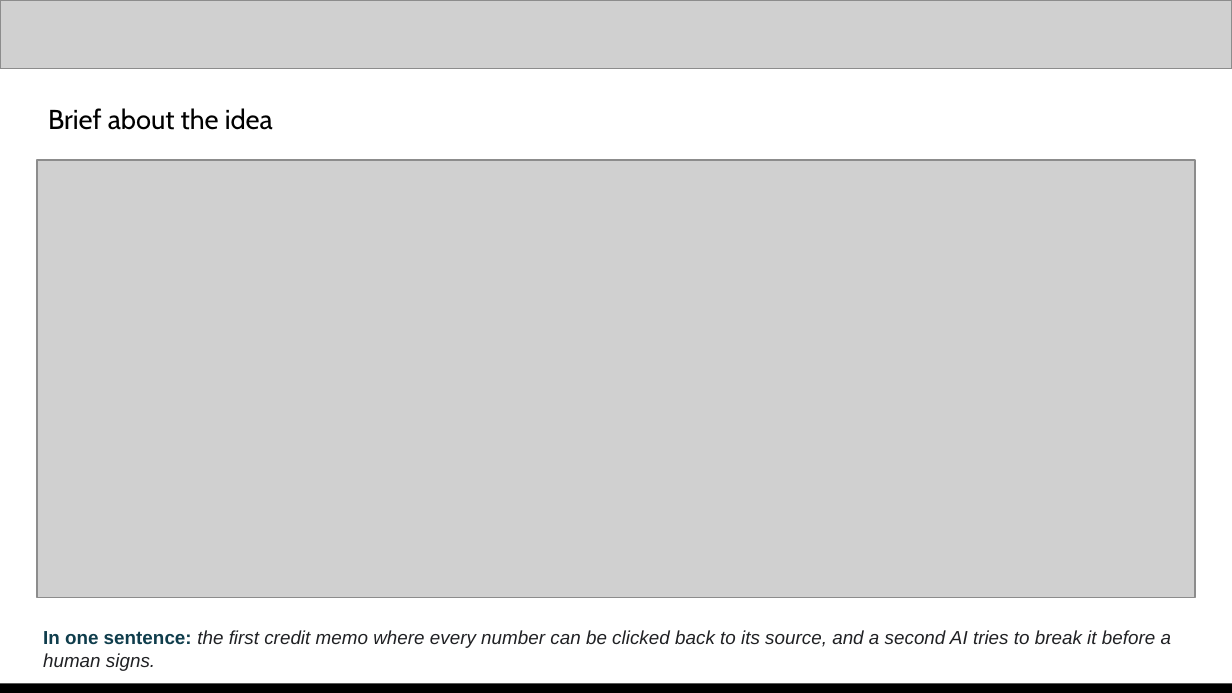
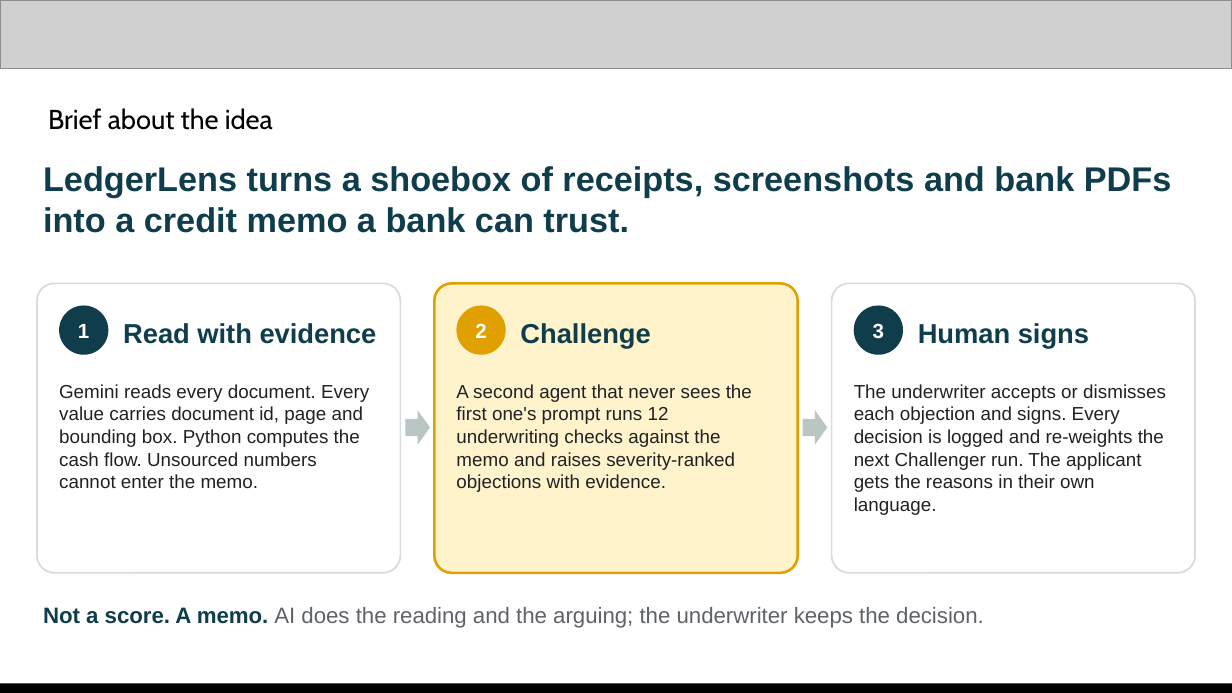
Before and after one commit to changhyeonnam/ghack, a slide deck: slide 3 of presentation/LedgerLens_AI_Builder_Cup_Submission.pptx. Drawn at 1232x693 pixels with LibreOffice and Linux fonts; fonts in the diff are those of the drawing; grey boxes stand for pictures. Boxes give left, top, right and bottom in pixels: in the first picture for what was removed or moved away, otherwise in the second. Text is boxed around its words. In the diff, an @@ line names an element or a change of style, - is before the commit and + after.

```diff
--- a/presentation/LedgerLens_AI_Builder_Cup_Submission.pptx
+++ b/presentation/LedgerLens_AI_Builder_Cup_Submission.pptx
@@ picture removed at bbox=[37, 160, 1195, 598] @@
@@ text added at bbox=[43, 166, 1172, 233], 20 pt, text #0F3D4C, bold @@
+LedgerLens turns a shoebox of receipts, screenshots and bank PDFs into a credit memo a bank can trust.
@@ rounded rectangle added at bbox=[37, 283, 400, 573], fill #FFFFFF, outline #D5DBDE 1 pt @@
@@ rounded rectangle added at bbox=[434, 283, 797, 573], fill #FFF3CC, outline #E0A100 1.5 pt @@
@@ rounded rectangle added at bbox=[832, 283, 1195, 573], fill #FFFFFF, outline #D5DBDE 1 pt @@
@@ rounded rectangle added at bbox=[59, 306, 108, 355], fill #0F3D4C, 12 pt, text #FFFFFF, bold @@
+1
@@ text added at bbox=[123, 323, 377, 344], 16 pt, text #0F3D4C, bold @@
+Read with evidence
@@ rounded rectangle added at bbox=[457, 306, 506, 355], fill #E0A100, 12 pt, text #FFFFFF, bold @@
+2
@@ text added at bbox=[520, 323, 650, 349], 16 pt, text #0F3D4C, bold @@
+Challenge
@@ rounded rectangle added at bbox=[854, 306, 903, 355], fill #0F3D4C, 12 pt, text #FFFFFF, bold @@
+3
@@ text added at bbox=[918, 323, 1089, 349], 16 pt, text #0F3D4C, bold @@
+Human signs
@@ text added at bbox=[59, 384, 369, 488], 11 pt, text #202124 @@
+Gemini reads every document. Every value carries document id, page and bounding box. Python computes the cash flow. Unsourced numbers cannot enter the memo.
@@ text added at bbox=[456, 384, 752, 492], 11 pt, text #202124 @@
+A second agent that never sees the first one's prompt runs 12 underwriting checks against the memo and raises severity-ranked objections with evidence.
@@ text added at bbox=[854, 384, 1166, 515], 11 pt, text #202124 @@
+The underwriter accepts or dismisses each objection and signs. Every decision is logged and re-weights the next Challenger run. The applicant gets the reasons in their own language.
@@ right arrow added at bbox=[405, 410, 430, 445], fill #B9C6C3 @@
@@ right arrow added at bbox=[802, 410, 827, 445], fill #B9C6C3 @@
@@ text added at bbox=[43, 607, 984, 628], 13 pt, text #5F6368 @@
+Not a score. A memo. AI does the reading and the arguing; the underwriter keeps the decision.
@@ text removed at bbox=[43, 630, 1171, 671] @@
-In one sentence: the first credit memo where every number can be clicked back to its source, and a second AI tries to break it before a human signs.
```
Also in this commit, not shown: 7 other slides changed, 2 other files.
